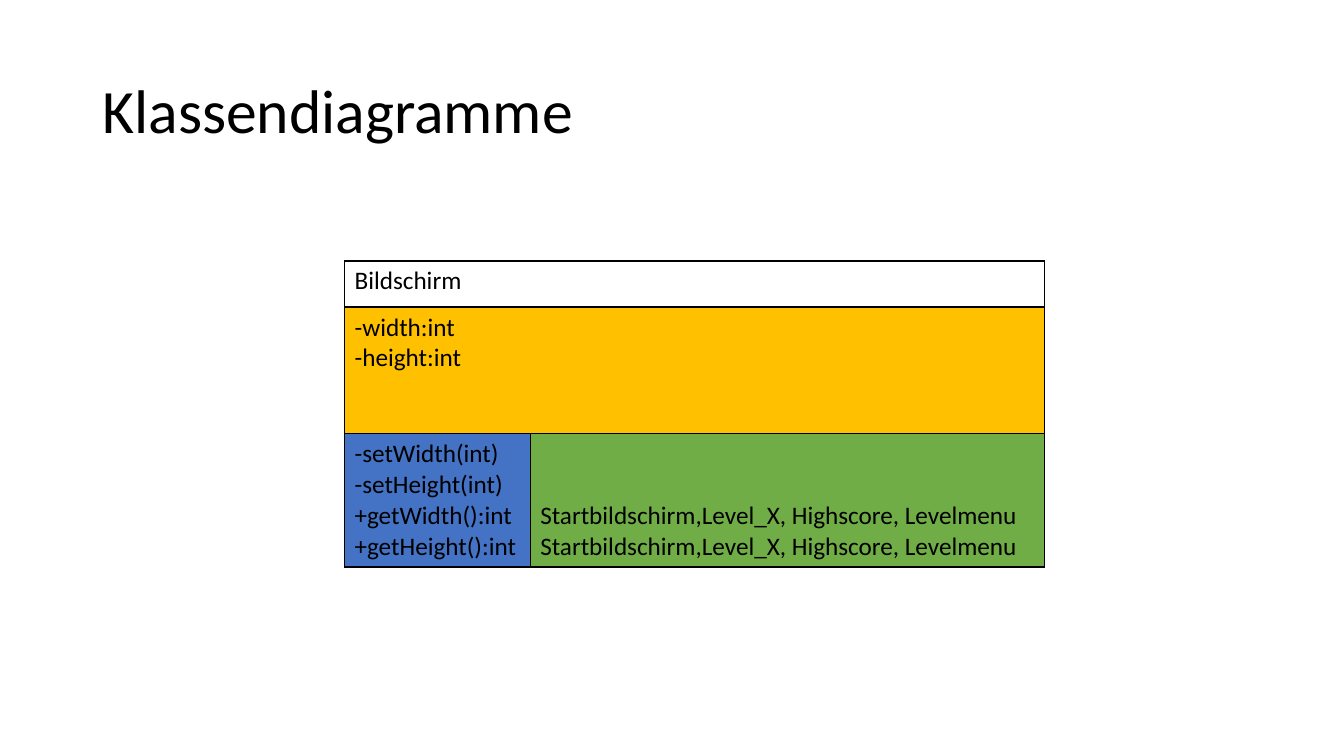
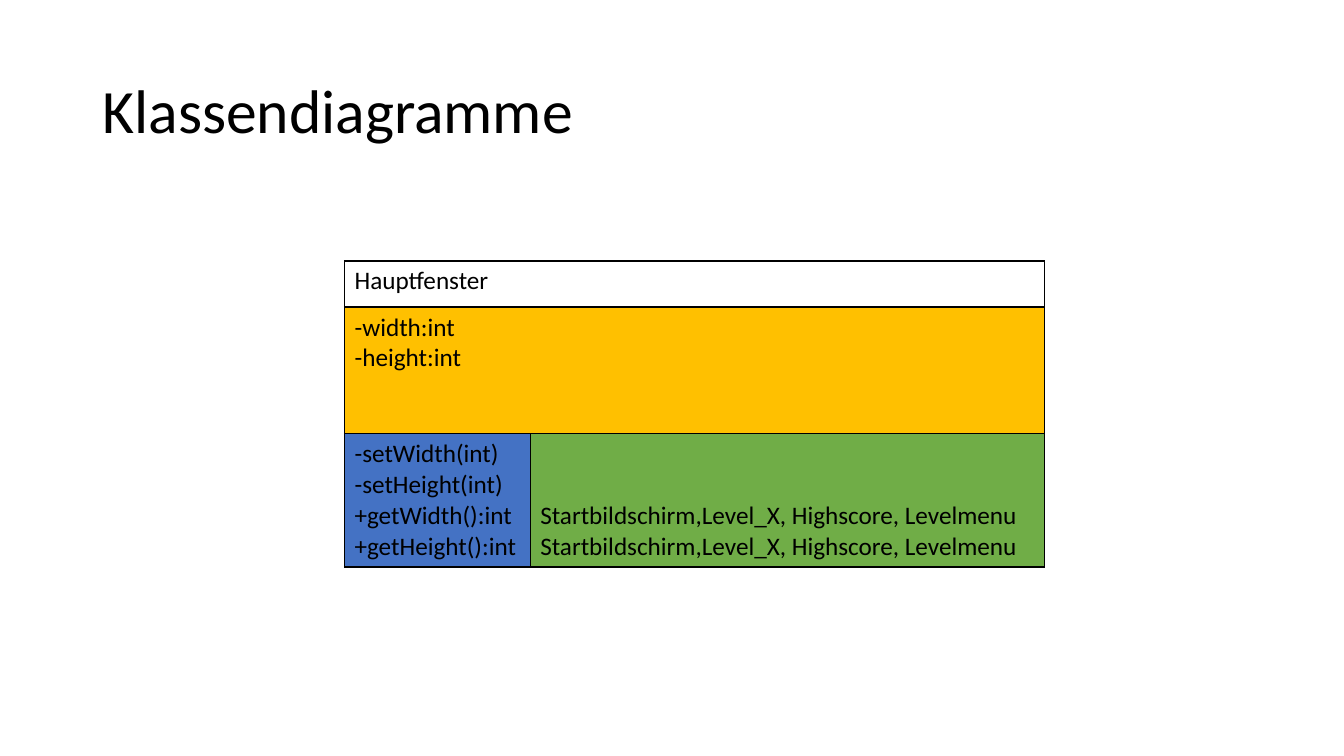
Before and after one commit to jonnyyx/Hole-in-One, a slide deck: slide 6 of BallFall.pptx (slide 5 before the commit). Drawn at 1344x756 pixels with LibreOffice and Linux fonts; fonts in the diff are those of the drawing. Boxes give left, top, right and bottom in pixels: in the first picture for what was removed or moved away, otherwise in the second. Text is boxed around its words. In the diff, an @@ line names an element or a change of style, - is before the commit and + after.

```diff
--- a/BallFall.pptx
+++ b/BallFall.pptx
@@ table at (345,261,1045,566) @@
-row 1, column 1: Bildschirm
+row 1, column 1: Hauptfenster
```
Also in this commit, not shown: 5 other slides changed, 4 slides added.
